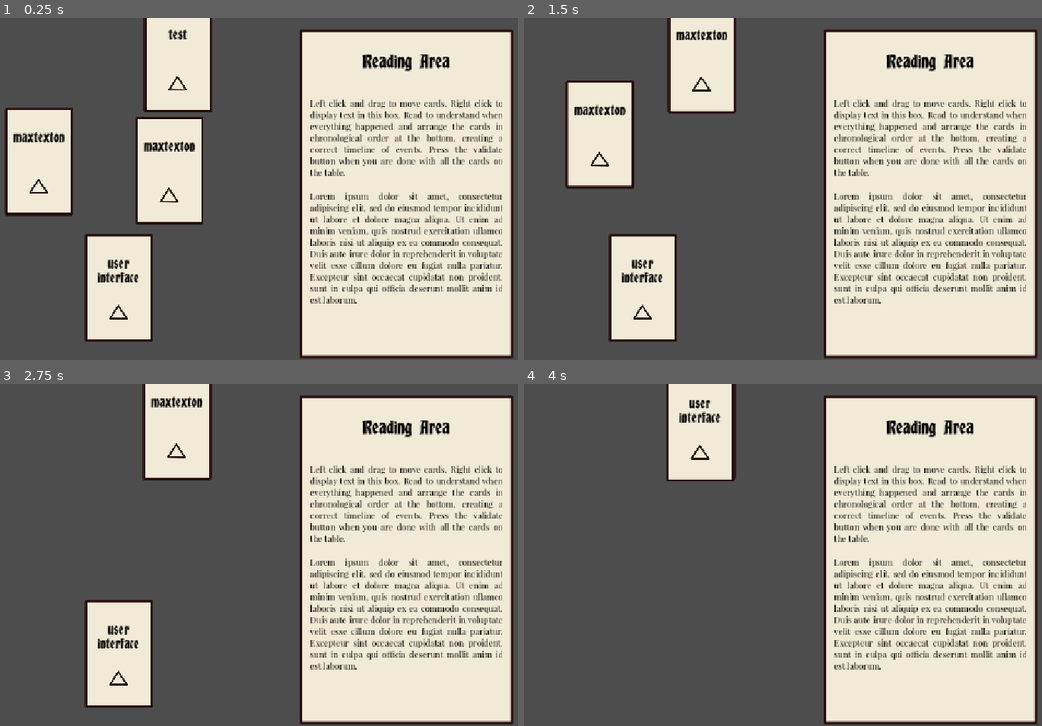
Above: before the commit, frames 1-4 (two rows, left to right).
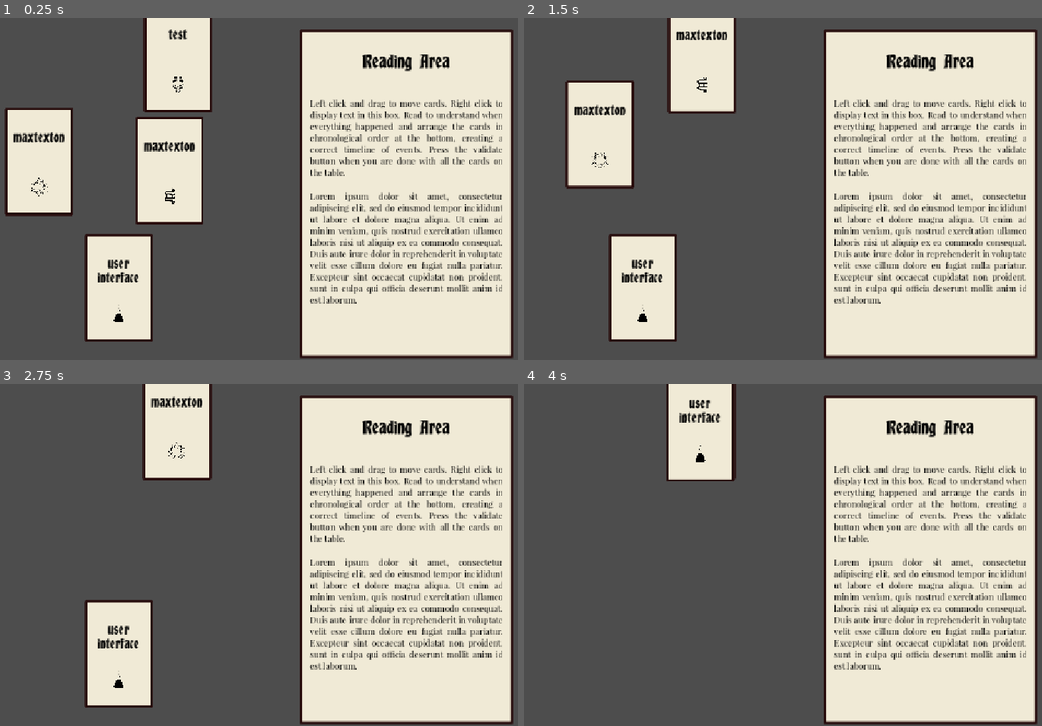
Above: after the commit, the same moments.

Repository: Ytlander/timeline-stories
Game: Godot game, scene res://Scenes/main.tscn
The game is run twice, just before and just after one commit, with the same random seed, the same clock (stepped at 60 frames per second) and the same inputs.
Inputs (mouse positions are in pixels of both pictures, inside the frame that each line leads up to):
- Up to frame 1 (0.25 s): no input
- Up to frame 2 (1.5 s): tap Enter at 0.5, 1.25 s; drag from (694, 168) to (700, 59) at 0.52 s; drag from (560, 161) to (700, 59) at 1.27 s
- Up to frame 3 (2.75 s): tap Enter at 2 s; move the mouse to (176, 425) at 2.02 s; click (176, 425) at 2.1 s
- Up to frame 4 (4 s): tap Enter at 2.75, 3.5 s; drag from (643, 654) to (700, 425) at 2.77 s; move the mouse to (953, 606) at 3.52 s; click (953, 606) at 3.6 s

The runs differ from the first frame. In frame 1, 0.3% of the frame differs, in the area x 5-37%, y 17-89%; in frame 2, 0.2%; in frame 3, 0.1%; in frame 4, less than 0.1%.

Commit message:
add icons
added placeholder icons.

Diff:
--- a/Scenes/main.tscn
+++ b/Scenes/main.tscn
@@ -1,9 +1,22 @@
-[gd_scene load_steps=5 format=3 uid="uid://d4llv7opqcv4p"]
+[gd_scene load_steps=9 format=3 uid="uid://d4llv7opqcv4p"]
 
 [ext_resource type="PackedScene" uid="uid://da3vfbn325gkk" path="res://Scenes/story_card.tscn" id="1_jjgbg"]
 [ext_resource type="Script" uid="uid://cxkgkg0ts864s" path="res://Scripts/card_manager.gd" id="2_bo1nx"]
 [ext_resource type="PackedScene" uid="uid://ddyng28usspt6" path="res://Scenes/event_text_controller.tscn" id="3_8gbba"]
+[ext_resource type="Texture2D" uid="uid://d14eog7ypgap1" path="res://Assets/Sprites/Icons.png" id="3_kry3j"]
 [ext_resource type="Script" uid="uid://bxsr1lvutq7ve" path="res://Scripts/animation_controller.gd" id="4_jjvhh"]
+
+[sub_resource type="AtlasTexture" id="AtlasTexture_6bp64"]
+atlas = ExtResource("3_kry3j")
+region = Rect2(200, 1200, 200, 200)
+
+[sub_resource type="AtlasTexture" id="AtlasTexture_kry3j"]
+atlas = ExtResource("3_kry3j")
+region = Rect2(1000, 0, 200, 200)
+
+[sub_resource type="AtlasTexture" id="AtlasTexture_21xkr"]
+atlas = ExtResource("3_kry3j")
+region = Rect2(0, 400, 200, 200)
 
 [node name="Main" type="Node2D"]
 
@@ -13,14 +26,23 @@
 [node name="Story_Card" parent="Card Manager" instance=ExtResource("1_jjgbg")]
 position = Vector2(431, 288)
 
+[node name="TextureRect" parent="Card Manager/Story_Card/PanelContainer/MarginContainer/VBoxContainer" index="2"]
+texture = SubResource("AtlasTexture_6bp64")
+
 [node name="Story_Card4" parent="Card Manager" instance=ExtResource("1_jjgbg")]
 position = Vector2(184, 271)
+
+[node name="TextureRect" parent="Card Manager/Story_Card4/PanelContainer/MarginContainer/VBoxContainer" index="2"]
+texture = SubResource("AtlasTexture_kry3j")
 
 [node name="Story_Card2" parent="Card Manager" instance=ExtResource("1_jjgbg")]
 position = Vector2(447, 76)
 
 [node name="CardHeader" parent="Card Manager/Story_Card2/PanelContainer/MarginContainer/VBoxContainer" index="0"]
 text = "test"
+
+[node name="TextureRect" parent="Card Manager/Story_Card2/PanelContainer/MarginContainer/VBoxContainer" index="2"]
+texture = SubResource("AtlasTexture_21xkr")
 
 [node name="Story_Card3" parent="Card Manager" instance=ExtResource("1_jjgbg")]
 position = Vector2(335, 510)
@@ -46,6 +68,8 @@
 [node name="AnimationController" type="Node" parent="."]
 script = ExtResource("4_jjvhh")
 
+[editable path="Card Manager/Story_Card"]
+[editable path="Card Manager/Story_Card4"]
 [editable path="Card Manager/Story_Card2"]
 [editable path="Card Manager/Story_Card3"]
 [editable path="CanvasLayer/EventTextController"]
--- a/Scenes/story_card.tscn
+++ b/Scenes/story_card.tscn
@@ -1,12 +1,16 @@
-[gd_scene load_steps=6 format=3 uid="uid://da3vfbn325gkk"]
+[gd_scene load_steps=7 format=3 uid="uid://da3vfbn325gkk"]
 
 [ext_resource type="Script" uid="uid://bfgpq3obygaei" path="res://Scripts/story_card.gd" id="1_cxbvt"]
 [ext_resource type="Theme" uid="uid://gtweqjsmt5k" path="res://default_ui_theme.tres" id="2_8h8ol"]
-[ext_resource type="Texture2D" uid="uid://fplbe2l36ohx" path="res://Assets/Sprites/triangle_icon_ph.png" id="3_lev7e"]
+[ext_resource type="Texture2D" uid="uid://d14eog7ypgap1" path="res://Assets/Sprites/Icons.png" id="3_8h8ol"]
 [ext_resource type="Texture2D" uid="uid://kd7p8hou1dcu" path="res://Assets/Sprites/selected.png" id="4_8h8ol"]
 
 [sub_resource type="RectangleShape2D" id="RectangleShape2D_jjvhh"]
 size = Vector2(126, 192)
+
+[sub_resource type="AtlasTexture" id="AtlasTexture_lev7e"]
+atlas = ExtResource("3_8h8ol")
+region = Rect2(1000, 400, 200, 200)
 
 [node name="Story_Card" type="Area2D" groups=["story_card"]]
 script = ExtResource("1_cxbvt")
@@ -61,7 +65,7 @@
 layout_mode = 2
 size_flags_vertical = 3
 mouse_filter = 2
-texture = ExtResource("3_lev7e")
+texture = SubResource("AtlasTexture_lev7e")
 expand_mode = 1
 stretch_mode = 5
 
Binary file added: Assets/Sprites/Icons.png
Not shown, added: Assets/Sprites/Icons.png.import
